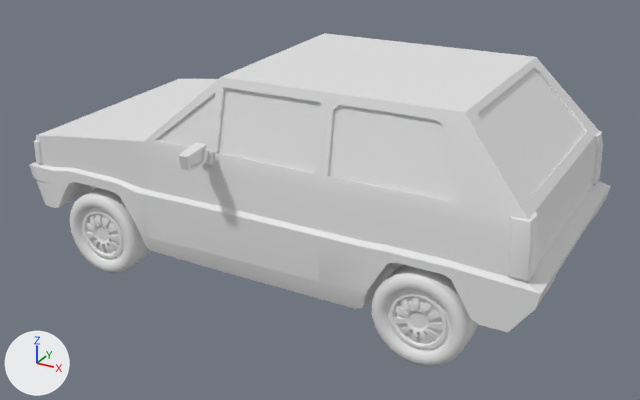
What one commit did to the FBX model Ludum dare/Assets/Voleur/vehicles/chiron/Fiat_Panda_2001.fbx.
Before and after are seen from a camera (50 mm lens) standing at (3.54, -6.33, 3.85) and looking at (0.09, -0.08, 0.72). The axes (+X, +Y, +Z) are drawn at lower left. The lights are the same throughout. Where no turn or scale is listed for an object, it has been applied to the vertices.

Script lines for the objects in view, before the commit:
```python
me_cube_004 = bpy.data.meshes.new('Cube.004')
me_cube_004.from_pydata(...)  # 728 vertices, 698 faces; spans x -2.37..2.33, y -1.37..1.37, z 0.33..1.98
me_cylinder_003 = bpy.data.meshes.new('Cylinder.003')
me_cylinder_003.from_pydata(...)  # 484 vertices, 464 faces; spans x -0.38..0.38, y -0.165..0.165, z -0.383..0.383
me_cylinder_004 = bpy.data.meshes.new('Cylinder.004')
me_cylinder_004.from_pydata(...)  # 484 vertices, 464 faces; spans x -0.38..0.38, y -0.165..0.165, z -0.383..0.383
ob_backwheel_left = bpy.data.objects.new('BackWheel_Left', me_cylinder_003)
ob_backwheel_left.location = (1.446, -0.907, 0.398)
ob_fiat_panda_2001 = bpy.data.objects.new('Fiat_Panda_2001', me_cube_004)
ob_fiat_panda_2001.location = (0.0, 0.0, 0.0)
ob_forwheel_left = bpy.data.objects.new('ForWheel_Left', me_cylinder_004)
ob_forwheel_left.location = (-1.585, -0.907, 0.398)
```
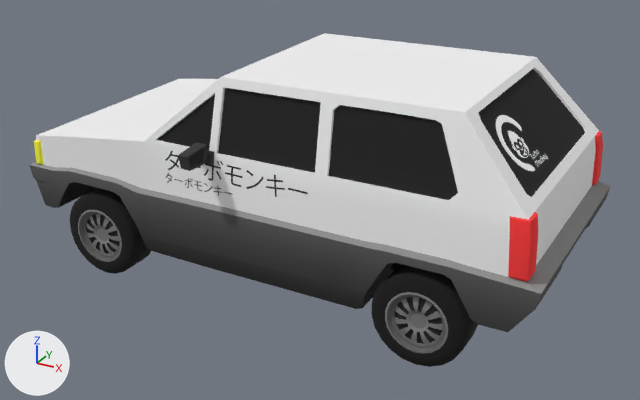
Edits to the scene script, one JSON object a line:
```json
{"op": "add", "block": "img_texture_png", "code": ["img_texture_png = load_image('Texture.png', '../../../Graph/3D/Texture.png', 1000, 1000, 'sRGB')"]}
{"op": "add", "block": "mat_mt_turbopanda", "code": ["mat_mt_turbopanda = principled_material('MT_TurboPanda')", "mat_mt_turbopanda.texture = img_texture_png", "mat_mt_turbopanda.roughness = 1.0"]}
{"block": "me_cylinder_003", "where": "# used by ob_backwheel_left; location = (1.446, -0.907, 0.398)"}
{"op": "remove", "block": "me_cylinder_003", "code": "me_cylinder_003.from_pydata(...)  # 484 vertices, 464 faces; spans x -0.38..0.38, y -0.165..0.165, z -0.383..0.383"}
{"op": "add", "block": "me_cylinder_003", "code": "me_cylinder_003.from_pydata(...)  # 484 vertices, 464 faces; spans x -0.38..0.38, y -0.169..0.165, z -0.383..0.383"}
{"block": "me_cylinder_003", "change": "me_cylinder_003 part 1: 24 of the vertices in x 0.0..0.25, y -0.122..-0.117, z -0.252..0.252 are moved by (0.0, -0.047, 0.0)"}
{"block": "me_cylinder_003", "change": "me_cylinder_003 part 2: 20 of the vertices in x -0.25..-0.066, y -0.122..-0.117, z -0.242..0.242 are moved by (0.0, -0.047, 0.0)"}
{"op": "add", "block": "me_cylinder_003", "code": "me_cylinder_003.materials.append(mat_mt_turbopanda)  # picture img_texture_png"}
{"block": "me_cube_004", "where": "# used by ob_fiat_panda_2001; location = (0.0, 0.0, 0.0)"}
{"op": "remove", "block": "me_cube_004", "code": "me_cube_004.from_pydata(...)  # 728 vertices, 698 faces; spans x -2.37..2.33, y -1.37..1.37, z 0.33..1.98"}
{"op": "add", "block": "me_cube_004", "code": "me_cube_004.from_pydata(...)  # 778 vertices, 746 faces; spans x -2.37..2.33, y -1.37..1.37, z 0.33..1.98"}
{"block": "me_cube_004", "change": "me_cube_004 part 3: 50 vertices added at x -2.37..1.67, y -0.4..0.4, z 0.79..1.98"}
{"block": "me_cube_004", "change": "me_cube_004 part 4: 12 vertices moved from x 2.21..2.32, y -0.61..0.61, z 0.66..0.81 to x 2.21..2.32, y -0.44..0.44, z 0.66..0.81"}
{"block": "me_cube_004", "change": "me_cube_004 part 5: 646 faces spanning x -2.37..2.33, y -1.37..1.37, z 0.33..1.98 switch from no material to mat_mt_turbopanda (picture img_texture_png)"}
{"block": "me_cylinder_004", "where": "me_cylinder_004.from_pydata(...)  # 484 vertices, 464 faces; spans x -0.38..0.38, y -0.165..0.165, z -0.383..0.383"}
{"op": "add", "block": "me_cylinder_004", "code": "me_cylinder_004.materials.append(mat_mt_turbopanda)  # picture img_texture_png"}
```

Where the change shows, as pixel boxes [x1, y1, x2, y2] in the pictures (640 x 400 px; the box of a moved part takes in the faces that stretch with it):
```json
{"object": "BackWheel_Left", "change": "recoloured, reshaped", "before": [371, 265, 478, 367], "after": [371, 265, 478, 367], "on screen": "grey to black"}
{"object": "ForWheel_Left", "change": "recoloured", "before": [70, 188, 151, 274], "after": [70, 188, 151, 274], "on screen": "grey to black"}
{"part": 1, "of": "me_cylinder_003", "change": "moved or reshaped", "before": [414, 289, 453, 358], "after": [414, 289, 453, 358]}
{"part": 2, "of": "me_cylinder_003", "change": "moved or reshaped", "before": [381, 288, 420, 356], "after": [381, 288, 418, 356]}
{"part": 3, "of": "me_cube_004", "change": "added", "after": [49, 36, 585, 197]}
{"part": 4, "of": "me_cube_004", "change": "moved or reshaped", "before": [542, 193, 607, 299], "after": [542, 193, 607, 299]}
{"part": 5, "of": "me_cube_004", "change": "recoloured", "before": [29, 33, 611, 332], "after": [29, 33, 611, 332]}
```
